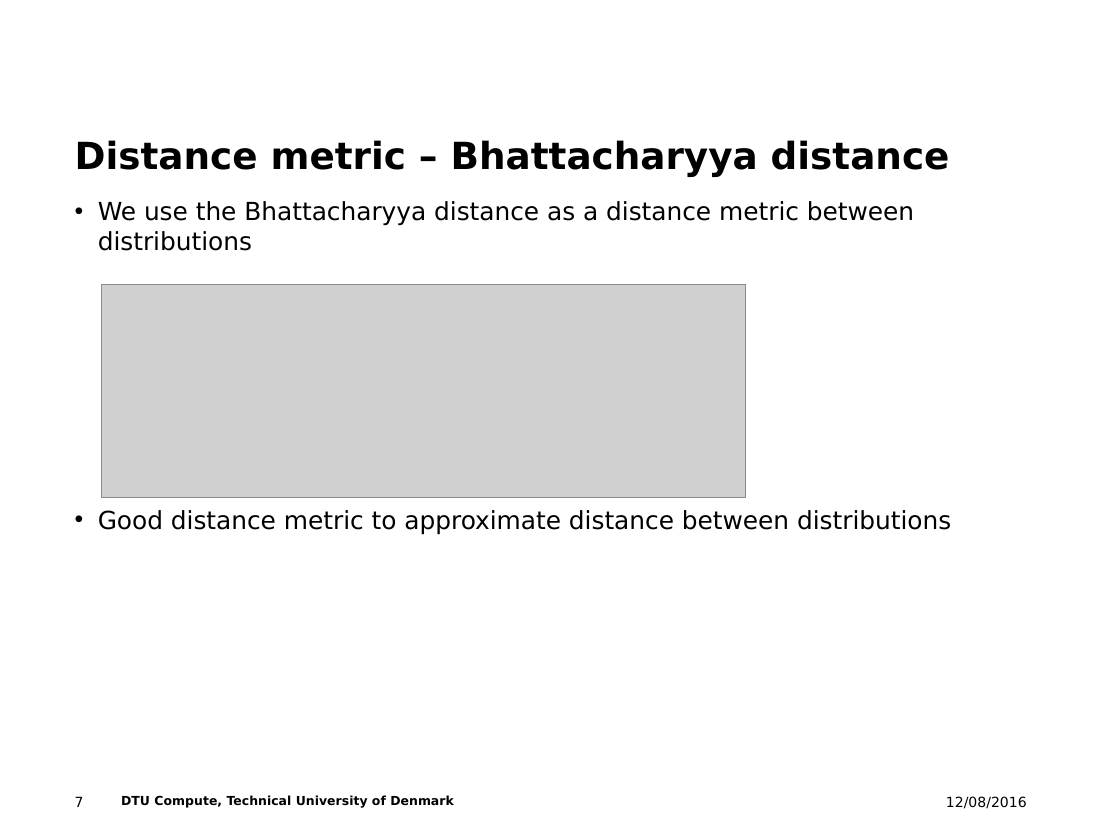
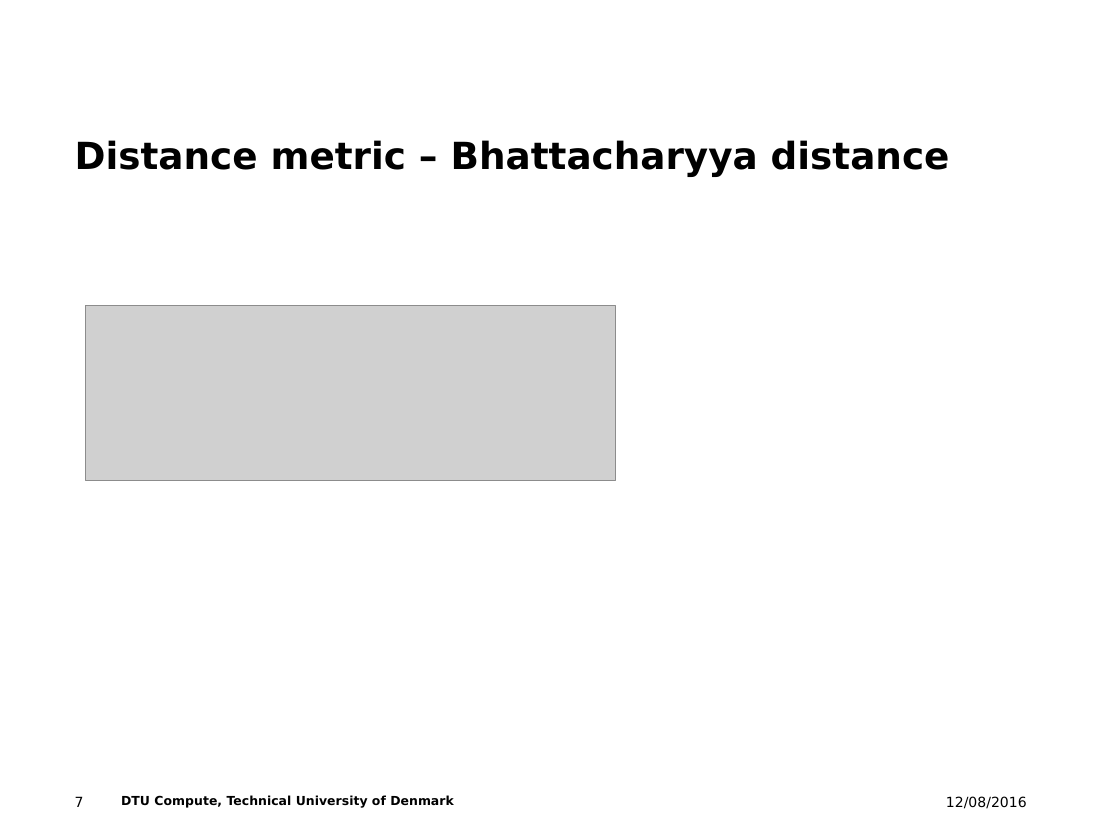
Before and after one commit to alcor-dtu/summer-school-2016, a slide deck: slide 7 of summer_school_presentation.pptx. Drawn at 1120x840 pixels with LibreOffice and Linux fonts; fonts in the diff are those of the drawing; grey boxes stand for pictures; background and template pictures are left out. Boxes give left, top, right and bottom in pixels: in the first picture for what was removed or moved away, otherwise in the second. Text is boxed around its words. In the diff, an @@ line names an element or a change of style, - is before the commit and + after.

```diff
--- a/summer_school_presentation.pptx
+++ b/summer_school_presentation.pptx
@@ text removed at (98, 201, 951, 535) @@
-• We use the Bhattacharyya distance as a distance metric between distributions
-• Good distance metric to approximate distance between distributions
@@ picture: place and size @@
-picture at (102, 284, 746, 497)
+picture at (85, 306, 615, 480)
```
Also in this commit, not shown: 10 other slides changed.
